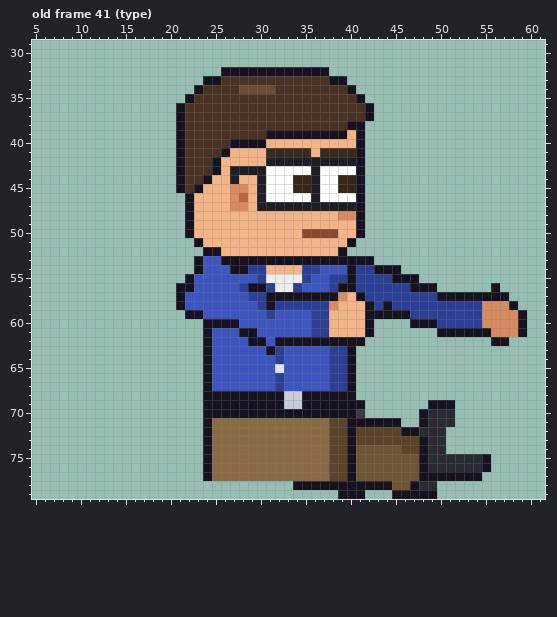
File history of a pixel-art file, sprites/staff/office_dan_right_anim.aseprite. The picture above is the old version.
64x80 pixels, 85 frames. Colours within 5 levels of each other are drawn and written as one. Shown: old frame 41 (type): x 5..61, y 29..79. The commit also changed other frames, which this record leaves out.
After the commit:
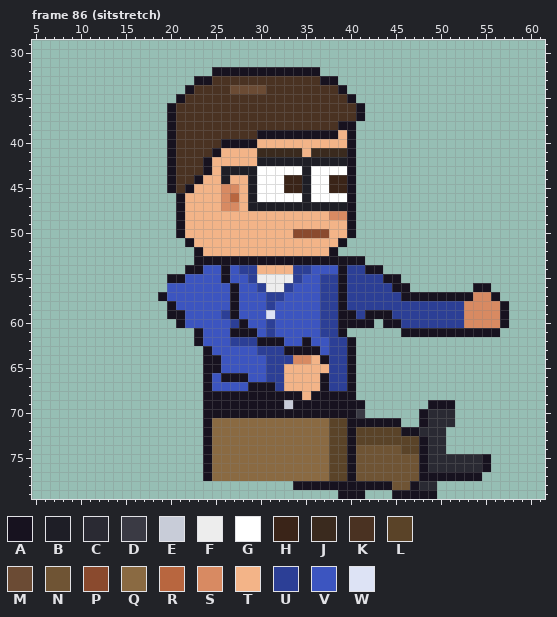
Palette (. is transparent): A #17121f  B #1e1e26  C #2a2a33  D #3a3a44  E #c8ccd8  F #ededed  G #ffffff  H #3a2418  J #3a2a1e  K #4a3222  L #5a4328  M #6b4b34  N #6f5434  P #8a4a2e  Q #8a6a42  R #b8663f  S #d88a62  T #f3b488  U #2c3f96  V #3c55c0  W #dde3f5
A new or re-ordered frame is compared with the old frame closest to it.
Edits made:
frames 85 -> 123
Frame 86 (sitstretch) is new; against old frame 41 (type):
y 32: x 25 . -> A; x 37 A -> .
y 33: x 23 . -> A; x 25 A -> K; x 37 K -> A; x 39 A -> .
y 34: x 22..23 .A -> AK; x 27 K -> M; x 31 M -> K; x 39..40 KA -> A.
y 35: x 21..22 .A -> AK; x 40..41 KA -> A.
y 36..37: x 20..21 .A -> AK; x 41..42 KA -> A.
y 38: x 20..21 .A -> AK; x 39 K -> A; x 41 A -> .
y 39: x 20..21 .A -> AK; x 30 K -> A; x 39..41 ATA -> TA.
y 40: x 20..21 .A -> AK; x 26 K -> A; x 30 A -> T; x 40..41 TA -> A.
y 41: x 20..21 .A -> AK; x 25..26 KA -> AT; x 30 T -> J; x 35..36 JT -> TJ; x 40..41 JA -> A.
y 42: x 20..21 .A -> AK; x 24..25 KA -> AT; x 30 T -> B; x 40..41 BA -> A.
y 43: x 20..21 .A -> AK; x 24..26 KAT -> ATB; x 30 B -> G; x 35..36 GB -> BG; x 40..41 GA -> A.
y 44: x 20..21 .A -> AK; x 23..24 KA -> AT; x 26..27 TB -> BT; x 29..30 TB -> BG; x 33 G -> H; x 35..36 HB -> BG; x 38 G -> H; x 40..41 HA -> A.
y 45: x 20..23 .AKA -> AKAT; x 26 T -> S; x 28..30 STB -> TBG; x 33 G -> H; x 35..36 HB -> BG; x 38 G -> H; x 40..41 HA -> A.
y 46: x 21..22 .A -> AT; x 26..30 TSRTB -> SRTBG; x 35..36 GB -> BG; x 40..41 GA -> A.
y 47: x 21..22 .A -> AT; x 26 T -> S; x 28..29 ST -> TB; x 40..41 BA -> A.
y 48: x 21..22 .A -> AT; x 38 T -> S; x 40..41 SA -> A.
y 49: x 21..22 .A -> AT; x 40..41 TA -> A.
y 50: x 21..22 .A -> AT; x 34 T -> P; x 38 P -> T; x 40..41 TA -> A.
y 51: x 22..23 .A -> AT; x 39..40 TA -> A.
y 52: x 23..25 .AA -> ATT; x 38..39 TA -> A.
y 53: x 24..25 VV -> AA; x 42 A -> .
y 54: x 22 . -> A; x 26..28 VAA -> AVU; x 30 U -> T; x 34 T -> U; x 36 U -> V; x 39..40 VA -> AU; x 42 U -> A; x 44..45 AA -> ..
y 55: x 20..22 ..A -> AAV; x 26 V -> A; x 29..30 VU -> UF; x 34..35 FU -> UV; x 37 V -> U; x 39..40 UA -> AU; x 44 U -> A; x 46..47 AA -> ..
y 56: x 20..22 .AA -> VVV; x 27..31 VUAAU -> AVVUF; x 33..34 FU -> UV; x 37 V -> U; x 40 A -> U; x 45..49 UUAAA -> AA...; x 54..56 ..A -> AA.
y 57: x 19..21 ..A -> AVV; x 27 V -> A; x 29..41 UUAAAAAAAASTA -> VVUUVVVVUUAUU; x 46..49 UUUU -> AAAA; x 54..55 AA -> SS; x 57 A -> .
y 58: x 20..21 .A -> AV; x 27 V -> A; x 30..36 UAUUUUU -> VUVVVVV; x 38..42 STTTA -> UAUUU; x 44 A -> U; x 53..54 UU -> SS; x 57..58 SA -> A.
y 59: x 20..23 ..AA -> AAVV; x 26..27 VV -> UA; x 31 U -> W; x 36 U -> V; x 38..41 TTTT -> UAAU; x 45..46 AA -> UU; x 53..54 UU -> SS; x 57..59 SSA -> A..
y 60: x 21..28 ...AAAAV -> AVVVVVUA; x 31 V -> U; x 36 U -> V; x 38..41 TTTT -> UAAA; x 44..49 ...AAA -> AAUUUU; x 53..54 UU -> SS; x 57..59 SSA -> A..
y 61: x 23..24 .A -> AV; x 27 V -> A; x 31 V -> U; x 36 U -> V; x 38..42 TTTTA -> UA...; x 46..49 .... -> AAAA; x 56..59 SSSA -> A...
y 62: x 23..24 .A -> AV; x 27..29 VVA -> UUU; x 31 V -> A; x 33..34 AA -> VV; x 36..39 AAAA -> VVUU; x 41 A -> .; x 56..57 AA -> ..
y 63: x 30..31 VA -> UU; x 33..36 VVVV -> AAAA
y 64: x 25 V -> A; x 31 V -> U; x 33..37 VVVVV -> USSTA
y 65: x 25 V -> A; x 31..37 VWVVVVV -> UUTTTTT
y 66: x 26..28 VVV -> AAA; x 31 V -> U; x 33..37 VVVVV -> TTTTA
y 67: x 29..31 VVV -> AAA; x 33..37 VVVVV -> TTTTA
y 68: x 33..35 EEA -> AAT
y 69: x 34 E -> A
Boxes around the changes in both pictures, in picture pixels (x1, y1, x2, y2):
changed: (158, 67, 437, 409)
changed: (464, 283, 527, 346)
